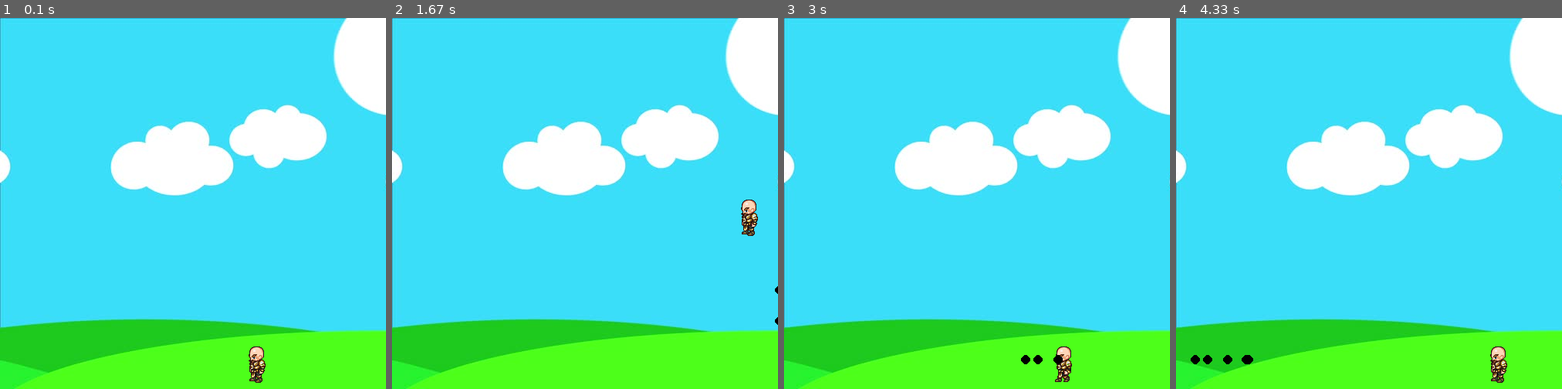
Above: before the commit, frames 1-4 (left to right).
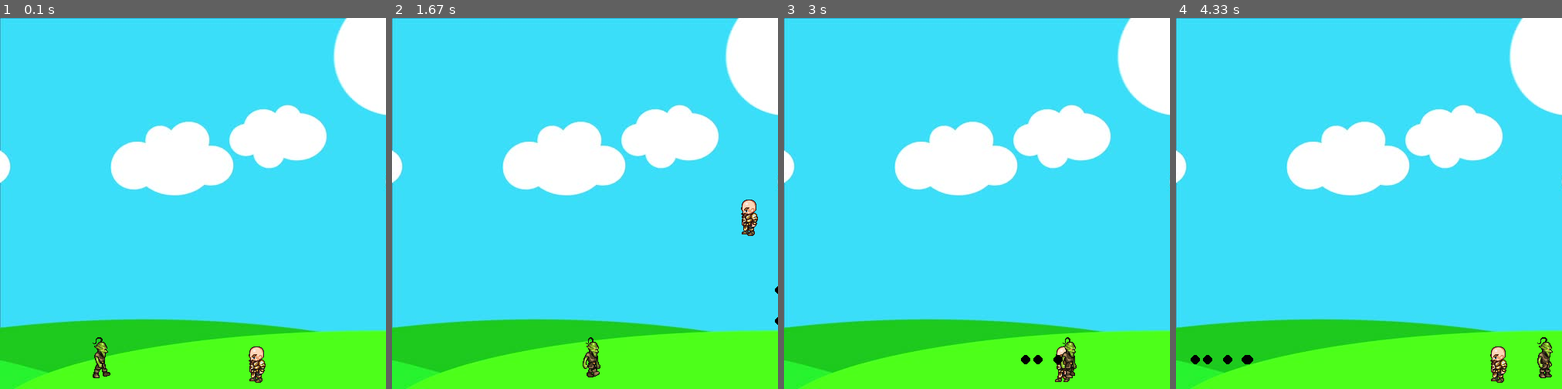
Above: after the commit, the same moments.

Repository: waltprorok/pygame_tutorials
Game: pygame game, started from main.py
Same seed, same stepped clock (60 frames per second), same inputs: the game is played once before the commit and once after it.
Inputs:
- Up to frame 1 (0.1 s): no input
- Up to frame 2 (1.67 s): hold Space 0.33-0.8 s; hold Right 0.33-0.8 s; hold Right 0.83-1.3 s; tap Space at 0.9, 1.2, 1.4 s; hold Up 1.33-1.63 s
- Up to frame 3 (3 s): hold Right 1.67-2.13 s; tap Space at 1.73, 2.03, 2.23, 2.53, 2.8 s; hold Left 2.17-2.7 s; hold Left from 2.73 s (still down)
- Up to frame 4 (4.33 s): tap Space at 3.1, 3.23, 3.63, 3.93, 4.3 s; release Left at 3.13 s; hold Up 3.17-3.53 s; hold Right 3.57-4.2 s; hold Left from 4.23 s (still down)

The runs differ from the first frame. In frame 1, 0.3% of the frame differs, in the area x 24-29%, y 86-98%; in frame 2, 0.3%, in the area x 49-54%, y 86-97%; in frame 3, 0.3%; in frame 4, 0.3%.

Commit message:
added enemey to screen

Diff:
--- a/main.py
+++ b/main.py
@@ -80,9 +80,71 @@
         pygame.draw.circle(win, self.color, (self.x, self.y), self.radius)
 
 
+class Enemy(object):
+    walkRight = [pygame.image.load('sprites/R1E.png'),
+                 pygame.image.load('sprites/R2E.png'),
+                 pygame.image.load('sprites/R3E.png'),
+                 pygame.image.load('sprites/R4E.png'),
+                 pygame.image.load('sprites/R5E.png'),
+                 pygame.image.load('sprites/R6E.png'),
+                 pygame.image.load('sprites/R7E.png'),
+                 pygame.image.load('sprites/R8E.png'),
+                 pygame.image.load('sprites/R9E.png'),
+                 pygame.image.load('sprites/R10E.png'),
+                 pygame.image.load('sprites/R11E.png')]
+    walkLeft = [pygame.image.load('sprites/L1E.png'),
+                pygame.image.load('sprites/L2E.png'),
+                pygame.image.load('sprites/L3E.png'),
+                pygame.image.load('sprites/L4E.png'),
+                pygame.image.load('sprites/L5E.png'),
+                pygame.image.load('sprites/L6E.png'),
+                pygame.image.load('sprites/L7E.png'),
+                pygame.image.load('sprites/L8E.png'),
+                pygame.image.load('sprites/L9E.png'),
+                pygame.image.load('sprites/L10E.png'),
+                pygame.image.load('sprites/L11E.png')]
+
+    def __init__(self, x, y, width, height, end):
+        self.x = x
+        self.y = y
+        self.width = width
+        self.height = height
+        self.end = end
+        self.path = [self.x, self.end]
+        self.walkCount = 0
+        self.vel = 3
+
+    def draw(self, win):
+        self.move()
+        if self.walkCount + 1 >= 33:
+            self.walkCount = 0
+
+        if self.vel > 0:
+            win.blit(self.walkRight[self.walkCount // 3], (self.x, self.y))
+            self.walkCount += 1
+        else:
+            win.blit(self.walkLeft[self.walkCount // 3], (self.x, self.y))
+            self.walkCount += 1
+
+    def move(self):
+        if self.vel > 0:
+            if self.x + self.vel < self.path[1]:
+                self.x += self.vel
+            else:
+                self.vel = self.vel * -1
+                self.walkCount = 0
+        else:
+            if self.x - self.vel > self.path[0]:
+                self.x += self.vel
+            else:
+                self.vel = self.vel * -1
+                self.walkCount = 0
+
+
 def redrawGameWindow():
     win.blit(bg, (0, 0))
     man.draw(win)
+    goblin.draw(win)
     for bullet in bullets:
         bullet.draw(win)
     pygame.display.update()
@@ -90,6 +152,7 @@
 
 # main loop
 man = Player(300, 410, 64, 64)
+goblin = Enemy(100, 410, 64, 64, 450)
 bullets = []
 run = True
 
@@ -114,7 +177,8 @@
         else:
             facing = 1
         if len(bullets) < 5:
-            bullets.append(Projectile(round(man.x + man.width // 2), round(man.y + man.height // 2), 6, (0, 0, 0), facing))
+            bullets.append(
+                Projectile(round(man.x + man.width // 2), round(man.y + man.height // 2), 6, (0, 0, 0), facing))
 
     if keys[pygame.K_LEFT] and man.x > man.vel:
         man.x -= man.vel
